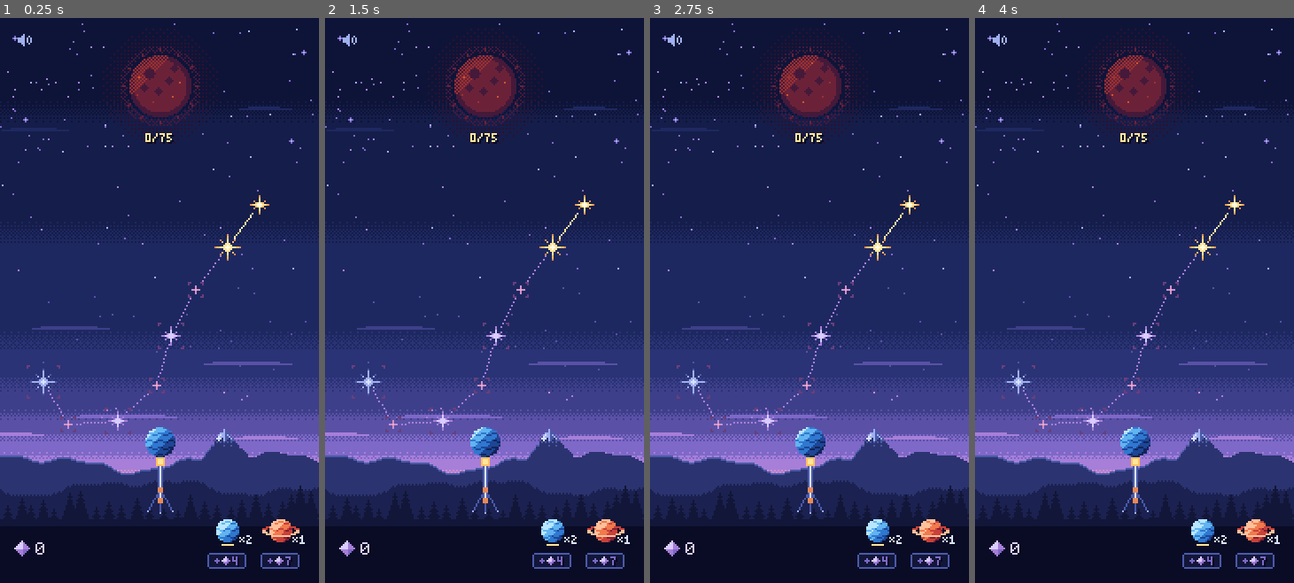
Above: before the commit, frames 1-4 (left to right).
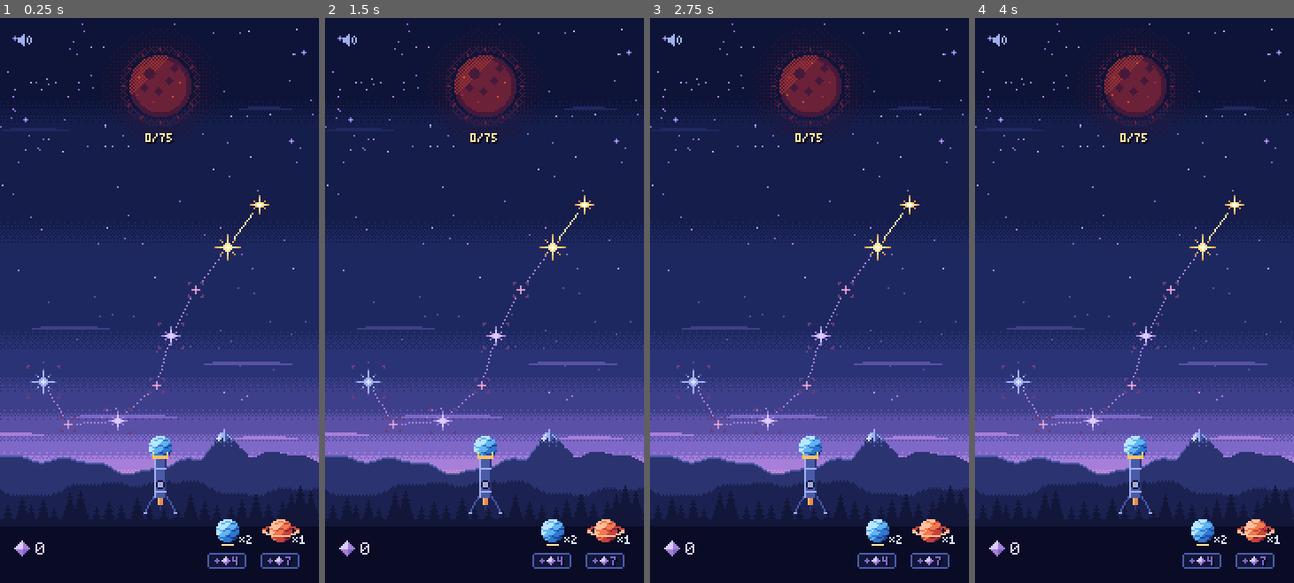
Above: after the commit, the same moments.

Repository: mrafael1/DustInSpace
Game: Godot game, scene res://game/scenes/main.tscn
Two runs of this game, one before a commit and one after it. Both use one fixed random seed, a clock stepped at 60 frames per second and the inputs below.
Inputs (mouse positions are in pixels of both pictures, inside the frame that each line leads up to):
- Up to frame 1 (0.25 s): no input
- Up to frame 2 (1.5 s): tap Enter at 0.5 s; move the mouse to (554, 272) at 0.52 s; hold Shift 0.53-1.25 s; click (554, 272) at 0.67 s; drag from (420, 328) to (468, 413) at 1.27 s
- Up to frame 3 (2.75 s): move the mouse to (841, 176) at 2.02 s; tap Ctrl at 2.1 s; click (841, 176) at 2.17 s
- Up to frame 4 (4 s): drag from (1118, 413) to (1038, 215) at 2.77 s; move the mouse to (1230, 385) at 3.52 s; tap B at 3.6 s; click (1230, 385) at 3.67 s

The runs differ from the first frame. In frame 1, 0.7% of the frame differs, in the area x 45-56%, y 72-88%; in frame 2, 0.7%; in frame 3, 0.7%; in frame 4, 0.7%.

Commit message:
art: telescope with a real barrel, lens hood, eyepiece, pivot joint and a seated planet
The tripod stays fixed and only the barrel turns. The loaded planet sits at the HUD's r6, seated
into the mouth behind the hood; the empty lens is a dark hollow, so empty and loaded differ in shape.

Co-Authored-By: Claude Opus 5.5 <noreply@anthropic.com>
Claude-Session: https://claude.ai/code/session_01ASnDPR9SCSabzXswq9efCT

Diff:
--- a/game/scenes/telescope.gd
+++ b/game/scenes/telescope.gd
@@ -23,15 +23,28 @@
 const AIM_MESSAGE: String = "TAP THE SKY TO LAUNCH"
 ## The tube turns in this many whole-pixel direction frames around the pivot.
 const DIRECTIONS: int = 16
-## Where the tube pivots on the tripod, and how far the tube reaches behind and in front of it.
-const PIVOT := Vector2i(0, -3)
-const TUBE_BACK: int = 6
-const TUBE_FRONT: int = 16
-## The lens hood at the mouth reaches this far out; the planet sits just past it.
-const HOOD: int = 2
-## Tripod feet, from the pivot down to the land.
-const FEET: Array[Vector2i] = [Vector2i(-7, 9), Vector2i(0, 10), Vector2i(7, 9)]
-## Press areas: around the tripod and tube, and around the planet at the mouth.
+## Where the barrel pivots on the tripod's head. The tripod never moves; only the barrel turns.
+const PIVOT := Vector2i(0, -6)
+## The barrel along its own axis (u, px from the pivot, + towards the mouth), half-widths across:
+## a brass eyepiece behind, the 7 px barrel with two straps, then the wider lens hood.
+const EYEPIECE_BACK: int = -11
+const BARREL_BACK: int = -7
+const HOOD_BACK: int = 15
+const MOUTH: int = 18
+const EYEPIECE_HALF: int = 1
+const BARREL_HALF: int = 3
+const HOOD_HALF: int = 4
+const STRAPS: Array[int] = [-4, 9]
+## The lens opening: the hood's last rows inside its rim. Dark and hollow when empty; the
+## loaded planet shows through it, seated SEAT px deep behind the hood.
+const LENS_DEPTH: int = 2
+const SEAT: int = 4
+## The tripod's head (under the pivot) and its three legs; the middle one is behind.
+const HEAD_TOP: int = -4
+const HEAD_ROWS: int = 3
+const LEGS: Array[Vector2i] = [Vector2i(-9, 10), Vector2i(9, 10)]
+const BACK_LEG := Vector2i(0, 8)
+## Press areas: around the tripod, along the barrel, and around the planet at the mouth.
 const SCOPE_RADIUS: int = 13
 const PACK_REACH: int = 3
 ## The sight line: one dot every SIGHT_STEP px from the mouth, stopping short of the reticle.
@@ -54,6 +67,13 @@
 var _aim_requested: bool = false
 
 
+func _ready() -> void:
+	# The loaded planet sits at the HUD's size, seated in the mouth: the barrel draws over it.
+	_rest_pack.radius_override = PackView.HUD_RADIUS
+	_rest_pack.bright = true
+	_rest_pack.show_behind_parent = true
+
+
 func _draw() -> void:
 	if _aiming:
 		_draw_sight()
@@ -101,15 +121,14 @@
 	return Vector2(sin(angle), -cos(angle))
 
 
-## The mouth of the tube, where the planet sits (this node's coordinates).
+## The mouth of the barrel, the hood's rim (this node's coordinates).
 func mouth() -> Vector2i:
-	return PIVOT + Vector2i((direction() * TUBE_FRONT).round())
-
-
-## Where the loaded planet sits: just past the mouth, touching it.
+	return PIVOT + Vector2i((direction() * MOUTH).round())
+
+
+## Where the loaded planet sits: seated SEAT px into the mouth, the rest of it out in front.
 func pack_position() -> Vector2i:
-	var radius: int = PackView.RADIUS.get(_rest_pack.kind, 8)
-	return mouth() + Vector2i((direction() * (radius + HOOD + 1)).round())
+	return PIVOT + Vector2i((direction() * (MOUTH + PackView.HUD_RADIUS + 1 - SEAT)).round())
 
 
 ## Starts aiming if the telescope holds a planet; the empty one says so. Returns true if it aims.
@@ -232,7 +251,10 @@
 func on_scope(point: Vector2i) -> bool:
 	if (point - PIVOT).length_squared() <= SCOPE_RADIUS * SCOPE_RADIUS:
 		return true
-	var reach: int = PackView.RADIUS.get(_rest_pack.kind, 8) + PACK_REACH
+	var uv: Vector2i = _barrel_uv(point)
+	if uv.x >= EYEPIECE_BACK and uv.x <= MOUTH and absi(uv.y) <= HOOD_HALF + PACK_REACH:
+		return true
+	var reach: int = PackView.HUD_RADIUS + PACK_REACH
 	return shown_pack() != "" and (point - pack_position()).length_squared() <= reach * reach
 
 
@@ -269,25 +291,89 @@
 	queue_redraw()
 
 
-## Tripod legs (M4, M5 feet), the tube in its direction frame (M4 body, M6 highlight), a brass
-## eyepiece and mount (C3, warm: it's interactive) and a lens hood at the mouth: C2 at rest, C1
-## lit while aiming. Whole pixels only; the frame is chosen, never rotated.
+## The fixed tripod, then the barrel in its direction frame, then the pivot joint over it.
+## Whole pixels only: each frame's barrel is filled pixel by pixel from its axis, never rotated.
 func _draw_telescope() -> void:
-	for foot: Vector2i in FEET:
-		for p: Vector2i in LinkLayer.line_pixels(PIVOT, foot):
+	_draw_tripod()
+	_draw_barrel()
+	_draw_joint()
+
+
+## Three legs (M4, the back one M3) from a stepped head under the pivot, M5 feet. Never moves.
+func _draw_tripod() -> void:
+	var foot_of_head: int = HEAD_TOP + HEAD_ROWS - 1
+	for p: Vector2i in LinkLayer.line_pixels(Vector2i(0, foot_of_head), BACK_LEG):
+		_dot(p, Palette.M3)
+	for leg: Vector2i in LEGS:
+		for p: Vector2i in LinkLayer.line_pixels(Vector2i(signi(leg.x) * 2, foot_of_head), leg):
 			_dot(p, Palette.M4)
-		_dot(foot, Palette.M5)
+		draw_rect(Rect2(Vector2(leg - Vector2i(1 if leg.x > 0 else 0, 0)), Vector2(2, 1)), Palette.M5)
+	for row: int in HEAD_ROWS:
+		var half: int = 3 - row / 2
+		draw_rect(Rect2(-half, HEAD_TOP + row, 2 * half + 1, 1), Palette.M4 if row == 0 else Palette.M3)
+
+
+## The barrel, lit from the top-left: M5 on its lit edge, M3 on its shadow edge, M4 between, M5
+## straps. A brass eyepiece (C3) behind; the lens hood in front, warm because it's the interactive
+## end (C2 rim, C1 lip; C1 and C0 while aiming). The opening inside the rim is dark and hollow
+## when empty; when loaded it's left open, so the planet seated behind it shows through.
+func _draw_barrel() -> void:
+	var loaded: bool = shown_pack() != ""
+	var reach: int = MOUTH + HOOD_HALF + 1
+	for y: int in range(PIVOT.y - reach, PIVOT.y + reach + 1):
+		for x: int in range(-reach, reach + 1):
+			var p := Vector2i(x, y)
+			var uv: Vector2i = _barrel_uv(p)
+			var colour: Variant = _barrel_colour(uv.x, uv.y * _lit_side(), loaded)
+			if colour != null:
+				_dot(p, colour)
+
+
+## The colour of the barrel at (u, v), v counted towards the light (+ is the lit edge), or null.
+func _barrel_colour(u: int, v: int, loaded: bool) -> Variant:
+	if u < EYEPIECE_BACK or u > MOUTH:
+		return null
+	if u < BARREL_BACK:
+		if absi(v) > EYEPIECE_HALF:
+			return null
+		return Palette.C2 if v == EYEPIECE_HALF else Palette.C3
+	if u < HOOD_BACK:
+		if absi(v) > BARREL_HALF:
+			return null
+		if v == BARREL_HALF or STRAPS.has(u):
+			return Palette.M5
+		return Palette.M3 if v == -BARREL_HALF else Palette.M4
+	if absi(v) > HOOD_HALF:
+		return null
+	if u > MOUTH - LENS_DEPTH and absi(v) < HOOD_HALF:
+		if loaded:
+			return null
+		return Palette.M5 if v == 1 and u == MOUTH else Palette.N0
+	if u == MOUTH:
+		return Palette.C0 if _aiming else Palette.C1
+	return Palette.C1 if _aiming else Palette.C2
+
+
+## The pivot joint: a round M1 hub with an M5 cap and a brass (C3) bolt, over the barrel.
+func _draw_joint() -> void:
+	for p: Vector2i in [Vector2i(-1, -2), Vector2i(0, -2), Vector2i(1, -2), Vector2i(-2, -1), Vector2i(2, -1), Vector2i(-2, 0), Vector2i(2, 0), Vector2i(-2, 1), Vector2i(2, 1), Vector2i(-1, 2), Vector2i(0, 2), Vector2i(1, 2)]:
+		_dot(PIVOT + p, Palette.M1)
+	for p: Vector2i in [Vector2i(-1, -1), Vector2i(0, -1), Vector2i(1, -1), Vector2i(-1, 0), Vector2i(1, 0), Vector2i(-1, 1), Vector2i(0, 1), Vector2i(1, 1)]:
+		_dot(PIVOT + p, Palette.M5)
+	_dot(PIVOT, Palette.C3)
+
+
+## A point's place on the barrel: u along its axis from the pivot, v across it, on whole pixels.
+func _barrel_uv(point: Vector2i) -> Vector2i:
 	var dir: Vector2 = direction()
-	var back: Vector2i = PIVOT - Vector2i((dir * TUBE_BACK).round())
-	var tube: Array[Vector2i] = LinkLayer.line_pixels(back, mouth())
-	for p: Vector2i in tube:
-		draw_rect(Rect2(Vector2(p - Vector2i.ONE), Vector2(3, 3)), Palette.M4)
-	for p: Vector2i in tube:
-		_dot(p, Palette.M6)
-	draw_rect(Rect2(Vector2(back - Vector2i.ONE), Vector2(3, 3)), Palette.C3)
-	draw_rect(Rect2(Vector2(PIVOT - Vector2i.ONE), Vector2(3, 3)), Palette.C3)
-	draw_rect(Rect2(Vector2(mouth() - Vector2i.ONE * HOOD), Vector2.ONE * (2 * HOOD + 1)), Palette.C1 if _aiming else Palette.C2)
-	draw_rect(Rect2(Vector2(mouth() - Vector2i.ONE), Vector2(3, 3)), Palette.C0 if _aiming else Palette.C1)
+	var rel := Vector2(point - PIVOT)
+	return Vector2i(roundi(rel.dot(dir)), roundi(rel.dot(Vector2(-dir.y, dir.x))))
+
+
+## Which way across the barrel faces the top-left light: +1 or -1 for v.
+func _lit_side() -> int:
+	var dir: Vector2 = direction()
+	return 1 if Vector2(-dir.y, dir.x).dot(Vector2(-1, -1)) >= 0.0 else -1
 
 
 ## A dotted C2 sight line from the planet to the reticle.
--- a/tests/test_telescope.gd
+++ b/tests/test_telescope.gd
@@ -255,6 +255,35 @@
 	assert_gt(seen.size(), 2, "the tube turns through several frames across the sky (%s)" % pivot)
 
 
+func test_empty_and_loaded_differ_in_shape_not_only_colour() -> void:
+	var lens: int = Telescope.MOUTH
+	assert_null(scope._barrel_colour(lens, 0, true), "loaded: the lens is open and the planet shows through")
+	assert_eq(scope._barrel_colour(lens - 1, 0, false), Palette.N0, "empty: a dark, hollow lens")
+	var pack: PackView = scope.get_node("RestPack")
+	assert_true(pack.show_behind_parent, "the planet is seated behind the hood, not balanced on it")
+	var seated: int = (Vector2(scope.pack_position() - scope.mouth())).length()
+	assert_lt(seated, PackView.HUD_RADIUS + 1, "part of the planet sits inside the mouth")
+
+
+func test_the_barrel_is_wider_than_its_eyepiece_and_the_hood_wider_still() -> void:
+	assert_gt(Telescope.BARREL_HALF, Telescope.EYEPIECE_HALF)
+	assert_gt(Telescope.HOOD_HALF, Telescope.BARREL_HALF)
+	for v: int in range(-Telescope.HOOD_HALF - 1, Telescope.HOOD_HALF + 2):
+		for u: int in range(Telescope.EYEPIECE_BACK - 1, Telescope.MOUTH + 2):
+			var colour: Variant = scope._barrel_colour(u, v, false)
+			if colour != null:
+				assert_true(colour is Color, "(%d, %d)" % [u, v])
+
+
+func test_only_the_barrel_turns_the_tripod_stays() -> void:
+	_tap(SCOPE)
+	var before: int = scope.direction_frame()
+	_hover(Vector2i(170, 200) - ORIGIN)
+	assert_ne(scope.direction_frame(), before)
+	assert_true(scope.on_scope(Telescope.PIVOT + Vector2i(0, 10)), "the tripod is still pressable where it stands")
+	assert_true(scope.on_scope(scope.mouth()), "and so is the barrel's mouth, wherever it points")
+
+
 func _tap(point: Vector2i) -> void:
 	_touch(point, true)
 	_touch(point, false)
